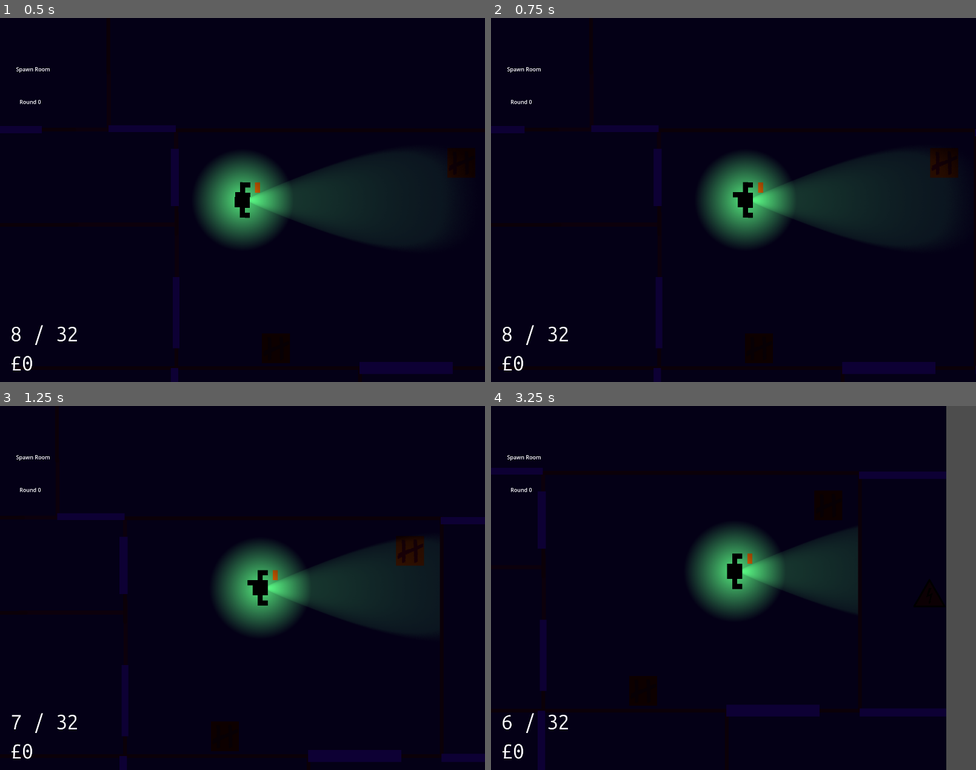
Above: before the commit, frames 1-4 (two rows, left to right).
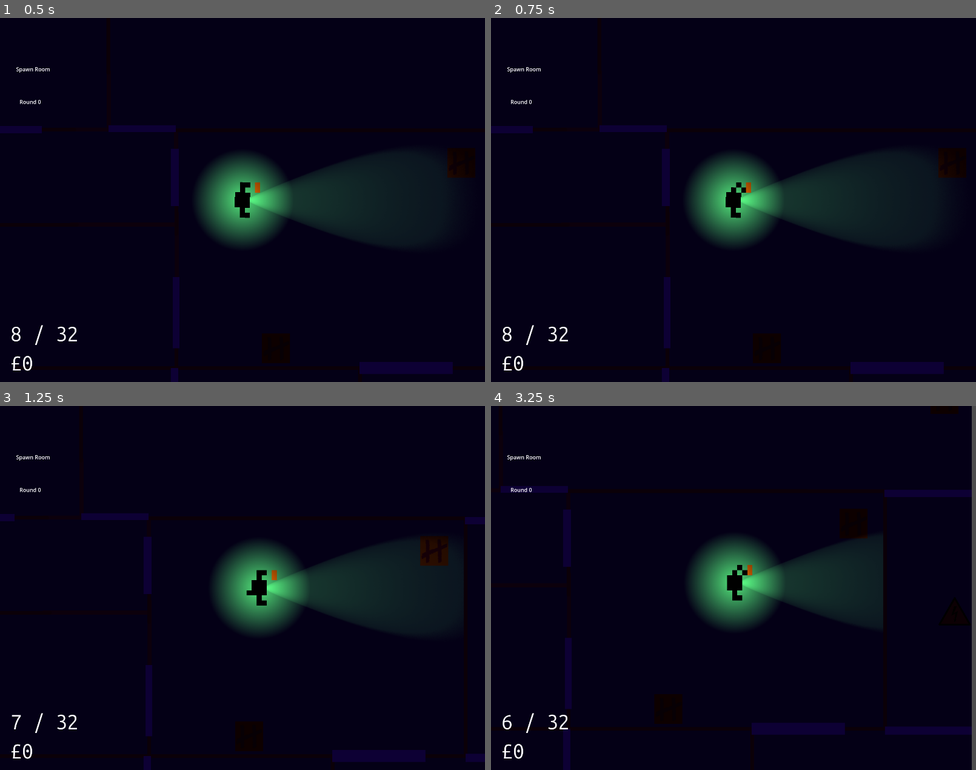
Above: after the commit, the same moments.

Repository: hamzuh/DoubleTap
Game: Godot game, scene res://Entities/basescene.tscn
Two runs of this game, one before a commit and one after it. Both use one fixed random seed, a clock stepped at 60 frames per second and the inputs below. Sound files missing from this copy of the repository are replaced by a short silence.
Inputs (mouse positions are in pixels of both pictures, inside the frame that each line leads up to):
- Up to frame 1 (0.5 s): no input
- Up to frame 2 (0.75 s): tap Enter (ui_accept) at 0.5 s; move the mouse to (840, 181) at 0.52 s; hold Right (ui_right) from 0.53 s (still down); hold N (Light Attack, bound only after the commit) from 0.53 s (still down)
- Up to frame 3 (1.25 s): keep holding Right (ui_right); keep holding N (Light Attack, bound only after the commit); tap Enter (ui_accept) at 0.77 s; click (349, 569) at 0.8 s
- Up to frame 4 (3.25 s): move the mouse to (636, 606) at 1.27 s; release Right (ui_right) at 1.28 s; release N (Light Attack, bound only after the commit) at 1.28 s; hold Down (ui_down) 1.28-2.03 s; click (636, 606) at 1.35 s; tap Enter (ui_accept) at 1.52, 3.02 s; tap N (Light Attack, bound only after the commit) at 1.55, 3.05 s; move the mouse to (782, 507) at 2.02 s; press the mouse at (782, 507) at 2.03 s; hold Right (ui_right) 2.03-2.78 s; tap M (Heavy Attack, bound only after the commit) at 2.1 s; move the mouse to (709, 660) at 2.77 s; release the mouse at (709, 660) at 2.78 s; hold Up (ui_up) from 2.78 s (still down); right-click (709, 660) at 2.85 s

Frame 1 is identical in both runs. In frame 2, 4.6% of the frame differs, in the area x 6-100%, y 29-100%; in frame 3, 2.7%; in frame 4, 15%, in the area x 0-100%, y 0-100%.

Commit message:
Implemented new sound effects and reworked the hitbox system to accommodate sounds.

Diff:
--- a/Audio/Bus Layouts/default_bus_layout.tres
+++ b/Audio/Bus Layouts/default_bus_layout.tres
@@ -22,3 +22,9 @@
 bus/2/send = &"Master"
 bus/2/effect/0/effect = SubResource("AudioEffectReverb_j3pel")
 bus/2/effect/0/enabled = true
+bus/3/name = &"Melee"
+bus/3/solo = false
+bus/3/mute = false
+bus/3/bypass_fx = false
+bus/3/volume_db = 0.0
+bus/3/send = &"Master"
--- a/Entities/Environments/level1.tscn
+++ b/Entities/Environments/level1.tscn
@@ -14,6 +14,8 @@
 [ext_resource type="Texture2D" uid="uid://1dtc54ctl6nw" path="res://Art/Environment/Doors/d10.png" id="12_c5gc3"]
 [ext_resource type="PackedScene" uid="uid://bxj6t3coq1d7r" path="res://Entities/spawner.tscn" id="13_n8vhr"]
 [ext_resource type="Texture2D" uid="uid://blrfbk1g7j8k8" path="res://Art/Environment/powerswitch.png" id="14_eqrsh"]
+[ext_resource type="AudioStream" uid="uid://dx3h5k3sxvbi8" path="res://Audio/Environment/Door Open.wav" id="15_aug53"]
+[ext_resource type="AudioStream" uid="uid://dhtyqel4khvt5" path="res://Audio/Environment/powerOn.wav" id="15_tar17"]
 
 [sub_resource type="RectangleShape2D" id="RectangleShape2D_brumv"]
 size = Vector2(952, 11)
@@ -597,6 +599,14 @@
 [node name="CollisionShape2D" type="CollisionShape2D" parent="Power Switch" unique_id=2082775702]
 position = Vector2(-2, 0)
 shape = SubResource("RectangleShape2D_6wmxb")
+
+[node name="Switch Noise" type="AudioStreamPlayer2D" parent="Power Switch" unique_id=1950397139]
+stream = ExtResource("15_tar17")
+volume_db = -4.7
+
+[node name="Door Open" type="AudioStreamPlayer" parent="." unique_id=2108559237]
+stream = ExtResource("15_aug53")
+volume_db = -5.445
 
 [connection signal="body_shape_entered" from="DoorBuyable" to="." method="_on_door_buyable_body_shape_entered"]
 [connection signal="body_shape_exited" from="DoorBuyable" to="." method="_on_door_buyable_body_shape_exited"]
--- a/Entities/Powerup.tscn
+++ b/Entities/Powerup.tscn
@@ -2,6 +2,7 @@
 
 [ext_resource type="Script" uid="uid://myhfsuld0jun" path="res://Scripts/Powerups/powerup.gd" id="1_t7m5g"]
 [ext_resource type="Texture2D" uid="uid://c46oujf05mf6" path="res://Art/Light Textures/neutrallight.png" id="2_ato5q"]
+[ext_resource type="AudioStream" uid="uid://cx5dcp7va1v0n" path="res://Audio/Powerups/powerupspawn.wav" id="3_yxl8l"]
 
 [sub_resource type="RectangleShape2D" id="RectangleShape2D_t7m5g"]
 size = Vector2(100, 100)
@@ -24,5 +25,12 @@
 one_shot = true
 autostart = true
 
+[node name="AudioStreamPlayer2D" type="AudioStreamPlayer2D" parent="." unique_id=479315804]
+stream = ExtResource("3_yxl8l")
+volume_db = -8.814
+autoplay = true
+max_polyphony = 2
+
 [connection signal="body_entered" from="." to="." method="_on_body_entered"]
 [connection signal="timeout" from="Expiration Timer" to="." method="_on_expiration_timer_timeout"]
+[connection signal="finished" from="AudioStreamPlayer2D" to="." method="_on_audio_stream_player_2d_finished"]
--- a/Entities/Weapon.tscn
+++ b/Entities/Weapon.tscn
@@ -39,6 +39,7 @@
 [node name="Muzzle" type="Node2D" parent="." unique_id=1736208642]
 
 [node name="MuzzleSprite" type="Sprite2D" parent="Muzzle" unique_id=1914110987]
+visible = false
 z_index = -1
 position = Vector2(70, 0)
 texture = ExtResource("2_al4sa")
@@ -51,6 +52,7 @@
 offset = Vector2(370, 0)
 
 [node name="AudioStreamPlayer2D" type="AudioStreamPlayer2D" parent="." unique_id=1521119055]
+position = Vector2(20, 0)
 volume_db = -9.973
 max_polyphony = 5
-bus = &"Weapons"
+panning_strength = 2.0
--- a/Entities/basescene.tscn
+++ b/Entities/basescene.tscn
@@ -46,6 +46,10 @@
 wait_time = 20.0
 one_shot = true
 
+[node name="LevelSFX" type="AudioStreamPlayer" parent="." unique_id=416576611]
+volume_db = -3.267
+max_polyphony = 2
+
 [connection signal="powerup_activate" from="." to="Player" method="_on_main_powerup_activate"]
 [connection signal="powerup_activate" from="." to="HUD" method="_on_main_powerup_activate"]
 [connection signal="round_end" from="." to="." method="_on_round_end"]
--- a/Entities/player.tscn
+++ b/Entities/player.tscn
@@ -17,15 +17,17 @@
 [ext_resource type="Texture2D" uid="uid://bnv214jwurwop" path="res://Art/Player/attack/attack3/k2.png" id="17_o0pwu"]
 [ext_resource type="Texture2D" uid="uid://ckj4gbq2aitwq" path="res://Art/Player/attack/attack3/k3.png" id="18_cv7bs"]
 [ext_resource type="Script" uid="uid://coopc4o0p4ny7" path="res://Scripts/Player/States/Attacks/Attack2.gd" id="18_omeev"]
+[ext_resource type="AudioStream" uid="uid://dq6tyq7e41u1g" path="res://Audio/Player/Melee/Woosh/leftpunch.wav" id="19_b1m20"]
 [ext_resource type="Script" uid="uid://dmlyfqcibqjm4" path="res://Scripts/Player/States/Attacks/Attack3.gd" id="19_p1g68"]
 [ext_resource type="Script" uid="uid://07bgrreiwtmj" path="res://Scripts/Player/States/Attacks/Attack.gd" id="20_bfq4n"]
 [ext_resource type="Texture2D" uid="uid://4fitgkofdtto" path="res://Art/Player/idle.png" id="20_qrqvp"]
 [ext_resource type="Script" uid="uid://cpr0tsfwmlp4o" path="res://Scripts/Player/Hitboxes.gd" id="20_u7xgm"]
-[ext_resource type="Script" uid="uid://xq5jxq3n53fy" path="res://Scripts/Player/Attacks/LP.gd" id="21_ocq0e"]
-[ext_resource type="Script" uid="uid://cvp42ovyym1ff" path="res://Scripts/Player/Attacks/RP.gd" id="22_k70sm"]
-[ext_resource type="Script" uid="uid://bysoxxqabif7b" path="res://Scripts/Player/Attacks/LK.gd" id="23_73uii"]
-[ext_resource type="AudioStream" uid="uid://yln8fww8fcs7" path="res://Audio/Player/punch.wav" id="24_g7r2t"]
-[ext_resource type="AudioStream" uid="uid://dlmarqxoc4u8o" path="res://Audio/Player/kick.wav" id="25_x2ley"]
+[ext_resource type="Script" uid="uid://xq5jxq3n53fy" path="res://Scripts/Player/Attacks/attack_hitbox.gd" id="21_ocq0e"]
+[ext_resource type="AudioStream" uid="uid://6q7u2kdgqcn8" path="res://Audio/Player/Melee/Woosh/rightpunch.wav" id="21_w8hnq"]
+[ext_resource type="AudioStream" uid="uid://rdubc63uum2f" path="res://Audio/Player/Melee/Hit/lphit.wav" id="23_jcafi"]
+[ext_resource type="AudioStream" uid="uid://bt1ybevnnsw6u" path="res://Audio/Player/Melee/Woosh/kickwoosh.wav" id="23_vknsg"]
+[ext_resource type="AudioStream" uid="uid://bw162uh4qr21v" path="res://Audio/Player/Melee/Hit/rphit.wav" id="24_qbc8u"]
+[ext_resource type="AudioStream" uid="uid://cvt3dtafeuc4n" path="res://Audio/Player/Melee/Hit/kickding.wav" id="25_738w2"]
 [ext_resource type="PackedScene" uid="uid://d0360nvb08v21" path="res://Entities/Weapon.tscn" id="26_8qynv"]
 [ext_resource type="Texture2D" uid="uid://c46oujf05mf6" path="res://Art/Light Textures/neutrallight.png" id="27_kksrn"]
 [ext_resource type="Texture2D" uid="uid://dbfo3ovgk4rx" path="res://Art/Light Textures/torch_light.png" id="28_jcafi"]
@@ -146,6 +148,7 @@
 idle_state = NodePath("../Idle")
 move_state = NodePath("../Moving")
 attack2_state = NodePath("../Attack2")
+wooshSFX = ExtResource("19_b1m20")
 animation_name = "attack1"
 
 [node name="Attack2" type="Node" parent="State Machine" unique_id=1025956347 node_paths=PackedStringArray("idle_state", "move_state", "attack3_state")]
@@ -153,12 +156,14 @@
 idle_state = NodePath("../Idle")
 move_state = NodePath("../Moving")
 attack3_state = NodePath("../Attack3")
+wooshSFX = ExtResource("21_w8hnq")
 animation_name = "attack2"
 
 [node name="Attack3" type="Node" parent="State Machine" unique_id=1004324845 node_paths=PackedStringArray("idle_state", "move_state")]
 script = ExtResource("19_p1g68")
 idle_state = NodePath("../Idle")
 move_state = NodePath("../Moving")
+wooshSFX = ExtResource("23_vknsg")
 animation_name = "attack3"
 
 [node name="Hitboxes" type="Area2D" parent="." unique_id=214762545]
@@ -171,28 +176,29 @@
 script = ExtResource("21_ocq0e")
 damage = 10
 knockback = 200
+onHitSFX = ExtResource("23_jcafi")
 
 [node name="RP" type="CollisionShape2D" parent="Hitboxes" unique_id=256914360]
 position = Vector2(24.5, 20)
 shape = SubResource("RectangleShape2D_fd6u4")
 disabled = true
-script = ExtResource("22_k70sm")
+script = ExtResource("21_ocq0e")
 damage = 20
 knockback = 250
+onHitSFX = ExtResource("24_qbc8u")
 
 [node name="LK" type="CollisionShape2D" parent="Hitboxes" unique_id=166568486]
 position = Vector2(34.5, 0.5)
 shape = SubResource("RectangleShape2D_fd6u4")
 disabled = true
-script = ExtResource("23_73uii")
+script = ExtResource("21_ocq0e")
 damage = 40
 knockback = 900
-
-[node name="Punch" type="AudioStreamPlayer" parent="." unique_id=1576893271]
-stream = ExtResource("24_g7r2t")
-
-[node name="Kick" type="AudioStreamPlayer" parent="." unique_id=205406263]
-stream = ExtResource("25_x2ley")
+onHitSFX = ExtResource("25_738w2")
+
+[node name="Melee Sounds" type="AudioStreamPlayer2D" parent="." unique_id=268607296]
+volume_db = -8.226
+bus = &"Melee"
 
 [node name="Weapon" parent="." unique_id=62659546 instance=ExtResource("26_8qynv")]
 
@@ -208,6 +214,9 @@
 offset = Vector2(380, -6)
 texture_scale = 1.2
 
+[node name="AudioListener2D" type="AudioListener2D" parent="." unique_id=1009001673]
+current = true
+
 [connection signal="animation_finished" from="PlayerAnimations" to="State Machine/Attack" method="_on_player_animations_animation_finished"]
 [connection signal="animation_finished" from="PlayerAnimations" to="State Machine/Attack2" method="_on_player_animations_animation_finished"]
 [connection signal="animation_finished" from="PlayerAnimations" to="State Machine/Attack3" method="_on_player_animations_animation_finished"]
--- a/Scripts/HUD.gd
+++ b/Scripts/HUD.gd
@@ -15,7 +15,7 @@
 	if openOrClose:
 		doorDebug.visible = true
 		doorDebug.text = str(door)
-		buyPrompt.text = ("Press X to buy door" + "\n£" + str(price))
+		buyPrompt.text = ("Hold X to buy door" + "\n£" + str(price))
 		buyPrompt.visible = true
 	else:
 		doorDebug.visible = false
--- a/Scripts/Player/Attacks/LK.gd
+++ /dev/null
@@ -1,4 +0,0 @@
-extends CollisionShape2D
-
-@export var damage: int
-@export var knockback: int
--- a/Scripts/Player/Attacks/LP.gd
+++ /dev/null
@@ -1,4 +0,0 @@
-extends CollisionShape2D
-
-@export var damage: int
-@export var knockback: int
--- a/Scripts/Player/Attacks/RP.gd
+++ /dev/null
@@ -1,4 +0,0 @@
-extends CollisionShape2D
-
-@export var damage: int
-@export var knockback: int
--- /dev/null
+++ b/Scripts/Player/Attacks/attack_hitbox.gd
@@ -0,0 +1,5 @@
+class_name attack_hitbox extends CollisionShape2D
+
+@export var damage: int
+@export var knockback: int
+@export var onHitSFX: AudioStream
--- a/Scripts/Player/CharacterBody2D.gd
+++ b/Scripts/Player/CharacterBody2D.gd
@@ -21,6 +21,7 @@
 var buyDoor: bool = false
 var doorNum: int = 0
 var cost: int = 0
+var xHold: float = 0
 
 # Switch Variable
 var powerSwitch: bool = false
@@ -41,9 +42,11 @@
 # State Machines Variables
 @onready var state_machine: Node = $"State Machine"
 @onready var movement_animation: Node = $PlayerAnimations
+@onready var melee_audio: Node = $"Melee Sounds"
 
 func _ready() -> void:
 	state_machine.init(self, movement_animation)
+	$AudioListener2D.make_current()
 
 func _unhandled_input(event: InputEvent) -> void:
 	state_machine.process_input(event)
@@ -51,8 +54,13 @@
 func _physics_process(delta: float) -> void:
 	state_machine.process_physics(delta)
 	rs_look()
-	if not hands_occupied:
-		if Input.is_action_pressed("shootaction"):
+	if Input.is_action_pressed("Light Attack"):
+		xHold += delta
+		if buyDoor and (money >= cost) and xHold >= 0.85:
+			buy_door.emit(doorNum)
+			spend_money(cost)
+	if Input.is_action_pressed("shootaction"):
+		if not hands_occupied:
 			speed = 200
 			weapon.fire()
 
@@ -96,13 +104,15 @@
 
 func _input(event: InputEvent) -> void:
 	if Input.is_action_just_pressed("Light Attack"):
-		if buyDoor and (money >= cost):
-			buy_door.emit(doorNum)
-			spend_money(cost)
+		#if buyDoor and (money >= cost):
+			#buy_door.emit(doorNum)
+			#spend_money(cost)
 		if powerSwitch:
 			powerOn.emit()
 			$AuraLight.visible = false
 			$Flashlight.visible = false
+	if Input.is_action_just_released("Light Attack"):
+		xHold = 0
 	if Input.is_action_just_released("shootaction"):
 		weapon.releaseTrigger()
 		speed = 300
--- a/Scripts/Player/Hitboxes.gd
+++ b/Scripts/Player/Hitboxes.gd
@@ -10,4 +10,6 @@
 				body.hit(owner, hitbox.damage, hitbox.knockback, owner.instakill)
 				if hitbox == $LK:
 					owner.camera.shake(11, 0.15)
+				owner.melee_audio.stream = hitbox.onHitSFX
+				owner.melee_audio.play()
 				#print(hitbox)
--- a/Scripts/Player/States/Attacks/Attack.gd
+++ b/Scripts/Player/States/Attacks/Attack.gd
@@ -1,4 +1,4 @@
-extends State
+extends attack_State
 
 @export var idle_state: State
 @export var move_state: State
--- a/Scripts/Player/States/Attacks/Attack2.gd
+++ b/Scripts/Player/States/Attacks/Attack2.gd
@@ -1,4 +1,4 @@
-extends State
+extends attack_State
 
 @export var idle_state: State
 @export var move_state: State
--- a/Scripts/Player/States/Attacks/Attack3.gd
+++ b/Scripts/Player/States/Attacks/Attack3.gd
@@ -1,4 +1,4 @@
-extends State
+extends attack_State
 
 @export var idle_state: State
 @export var move_state: State
--- /dev/null
+++ b/Scripts/Player/States/Attacks/attack_state.gd
@@ -0,0 +1,8 @@
+class_name attack_State extends State
+
+@export var wooshSFX: AudioStream
+
+func enter() -> void:
+	super()
+	parent.melee_audio.stream = wooshSFX
+	parent.melee_audio.play()
--- a/Scripts/Powerups/powerup.gd
+++ b/Scripts/Powerups/powerup.gd
@@ -8,6 +8,9 @@
 # Placeholder FX
 @onready var lighting: PointLight2D = $PointLight2D
 var lightval: float
+
+@onready var audioPlayer: Node = $AudioStreamPlayer2D
+@onready var pickupSFX: AudioStream = load("res://Audio/Powerups/poweruppickup.wav")
 
 signal picked_up(powerup_name, picker)
 
@@ -29,8 +32,19 @@
 	if body.is_in_group("Player"):
 		picked_up.emit(powerup_name, body)
 		# Play pickup animation / FX
-		queue_free()
+		sprite.visible = false
+		$CollisionShape2D.disabled = true
+		lighting.visible = false
+		audioPlayer.stream = pickupSFX
+		audioPlayer.play()
+		#queue_free()
 
 func _on_expiration_timer_timeout() -> void:
 	# Disappear animation
 	queue_free()
+
+# This sucks
+# Attach to animation end later and tie in sound
+func _on_audio_stream_player_2d_finished() -> void:
+	if audioPlayer.stream == pickupSFX:
+		queue_free()
--- a/Scripts/Weapons/weapon.gd
+++ b/Scripts/Weapons/weapon.gd
@@ -74,6 +74,7 @@
 		get_parent().ammo_changed.emit(ammo_dict[weaponName][0], ammo_dict[weaponName][1])
 		# Play shot effect
 		# Probably randomise pitch a bit too
+
 		audioPlayer.pitch_scale = 1 + randf_range(-0.2, 0.2)
 		audioPlayer.stream = sfx.pick_random()
 		audioPlayer.play()
--- a/Scripts/basescene.gd
+++ b/Scripts/basescene.gd
@@ -16,6 +16,9 @@
 var powerup = preload("res://Entities/Powerup.tscn")
 signal powerup_activate(startOrEnd, powerup_name)
 
+@onready var levelSFX: Node = $LevelSFX
+@onready var roundStartFX: AudioStream = load("res://Audio/Environment/roundstart.wav")
+@onready var roundEndFX: AudioStream = load("res://Audio/Environment/roundend.wav")
 signal round_end
 signal round_start(roundCount)
 
@@ -57,6 +60,8 @@
 func _on_round_end() -> void:
 	spawnTimer.stop()
 	roundTimer.start()
+	levelSFX.stream = roundEndFX
+	levelSFX.play()
 
 func _on_round_timer_timeout() -> void:
 	round += 1
@@ -65,6 +70,8 @@
 	enemies_to_spawn = 5 + (round * 3)
 	round_start.emit(round)
 	spawnTimer.start()
+	levelSFX.stream = roundStartFX
+	levelSFX.play()
 
 func _on_player_power_on() -> void:
 	$CanvasModulate.visible = false
--- a/Scripts/level_1.gd
+++ b/Scripts/level_1.gd
@@ -4,6 +4,9 @@
 @onready var suitable_spawners = [$Spawners/SpawnRoom1, $Spawners/SpawnRoom2]
 
 var current_room = "Spawn Room"
+
+@onready var doorAudio: Node = $"Door Open"
+@onready var switchAudio: Node = $"Power Switch/Switch Noise"
 
 signal doorbuymessage(openOrClose, door, price)
 signal roomchange(roomname)
@@ -116,6 +119,7 @@
 			$Spawners/OutdoorCubby.activated = true
 			$Spawners/OutdoorFence.activated = true
 	$NavigationRegion2D.bake_navigation_polygon()
+	doorAudio.play()
 
 func _on_spawn_room_body_entered(body: Node2D) -> void:
 	if body == Player:
@@ -175,3 +179,4 @@
 
 func _on_player_power_on() -> void:
 	$"Power Switch".monitoring = false
+	switchAudio.play()
--- a/project.godot
+++ b/project.godot
@@ -79,21 +79,24 @@
 "Light Attack"={
 "deadzone": 0.5,
 "events": [Object(InputEventJoypadButton,"resource_local_to_scene":false,"resource_name":"","device":-1,"button_index":2,"pressure":0.0,"pressed":true,"script":null)
+, Object(InputEventKey,"resource_local_to_scene":false,"resource_name":"","device":-1,"window_id":0,"alt_pressed":false,"shift_pressed":false,"ctrl_pressed":false,"meta_pressed":false,"pressed":false,"keycode":0,"physical_keycode":78,"key_label":0,"unicode":110,"location":0,"echo":false,"script":null)
 ]
 }
 "Heavy Attack"={
 "deadzone": 0.5,
 "events": [Object(InputEventJoypadButton,"resource_local_to_scene":false,"resource_name":"","device":-1,"button_index":3,"pressure":0.0,"pressed":true,"script":null)
-, Object(InputEventMouseButton,"resource_local_to_scene":false,"resource_name":"","device":-1,"window_id":0,"alt_pressed":false,"shift_pressed":false,"ctrl_pressed":false,"meta_pressed":false,"button_mask":0,"position":Vector2(0, 0),"global_position":Vector2(0, 0),"factor":1.0,"button_index":2,"canceled":false,"pressed":false,"double_click":false,"script":null)
+, Object(InputEventKey,"resource_local_to_scene":false,"resource_name":"","device":-1,"window_id":0,"alt_pressed":false,"shift_pressed":false,"ctrl_pressed":false,"meta_pressed":false,"pressed":false,"keycode":0,"physical_keycode":77,"key_label":0,"unicode":109,"location":0,"echo":false,"script":null)
 ]
 }
 "Swap Weapon"={
 "deadzone": 0.2,
 "events": [Object(InputEventJoypadButton,"resource_local_to_scene":false,"resource_name":"","device":-1,"button_index":3,"pressure":0.0,"pressed":true,"script":null)
+, Object(InputEventKey,"resource_local_to_scene":false,"resource_name":"","device":-1,"window_id":0,"alt_pressed":false,"shift_pressed":false,"ctrl_pressed":false,"meta_pressed":false,"pressed":false,"keycode":0,"physical_keycode":80,"key_label":0,"unicode":112,"location":0,"echo":false,"script":null)
 ]
 }
 Reload={
 "deadzone": 0.2,
 "events": [Object(InputEventJoypadButton,"resource_local_to_scene":false,"resource_name":"","device":-1,"button_index":1,"pressure":0.0,"pressed":true,"script":null)
+, Object(InputEventKey,"resource_local_to_scene":false,"resource_name":"","device":-1,"window_id":0,"alt_pressed":false,"shift_pressed":false,"ctrl_pressed":false,"meta_pressed":false,"pressed":false,"keycode":0,"physical_keycode":82,"key_label":0,"unicode":114,"location":0,"echo":false,"script":null)
 ]
 }
Not shown, changed: Audio/Player/Melee/Hit/kick.wav.import
Not shown, added: Audio/Player/Melee/Hit/kickding.wav.import
Not shown, added: Audio/Player/Melee/Hit/lphit.wav.import
Not shown, changed: Audio/Player/Melee/Hit/punch.wav.import
Not shown, added: Audio/Player/Melee/Hit/rphit.wav.import
Not shown, removed: Audio/Player/Melee/SLUS_004_00009.wav.import
Not shown, removed: Audio/Player/Melee/SLUS_004_00018.wav.import
Not shown, removed: Audio/Player/Melee/SLUS_004_00021.wav.import
Not shown, changed: Audio/Player/Melee/Woosh/SLUS_004_00010.wav.import
Not shown, changed: Audio/Player/Melee/Woosh/SLUS_004_00015.wav.import
Not shown, added: Audio/Player/Melee/Woosh/kickwoosh.wav.import
Not shown, added: Audio/Player/Melee/Woosh/leftpunch.wav.import
(and 16 more such lines)
